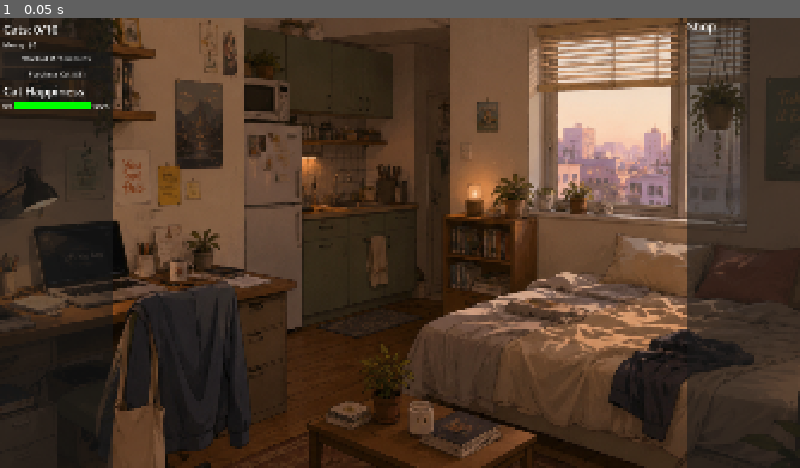
Above: before the commit, frame 1.
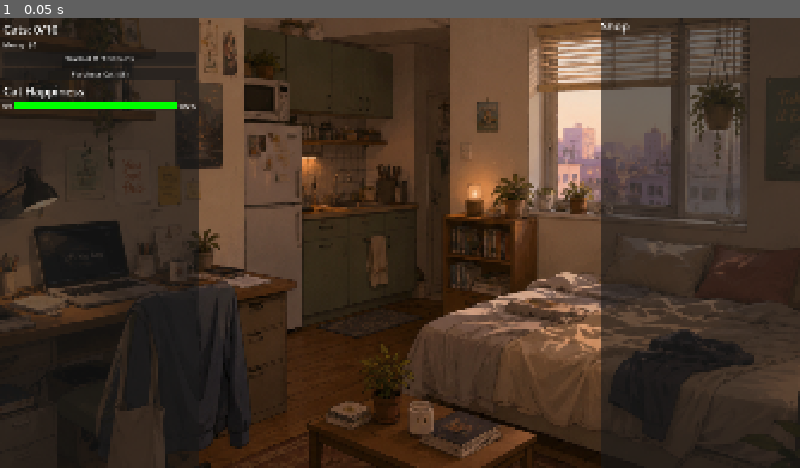
Above: after the commit, the same moment.

Repository: jaggasaurus-rex/cat-idler
Game: Godot game, scene res://scenes/Main.tscn
Same seed, same stepped clock (60 frames per second), same inputs: the game is played once before the commit and once after it.
Inputs:
- Up to frame 1 (0.05 s): no input

The runs differ from the first frame. In frame 1, 15% of the frame differs, in the area x 2-90%, y 0-100%.

Commit message:
Expand side panels to 25/50/25 proportional split using stretch_ratio
Replace fixed 270px min-size on LeftPanel/RightPanel with EXPAND_FILL +
stretch_ratio 1.0/2.0/1.0 so panels scale with the window at 25/50/25.

Co-Authored-By: Claude Sonnet 4.6 <noreply@anthropic.com>

Diff:
--- a/scenes/Main.tscn
+++ b/scenes/Main.tscn
@@ -32,7 +32,8 @@
 
 [node name="LeftPanel" type="PanelContainer" parent="PanelLayout" unique_id=500000002]
 layout_mode = 2
-custom_minimum_size = Vector2(270, 0)
+size_flags_horizontal = 3
+size_flags_stretch_ratio = 1.0
 
 [node name="MarginContainer" type="MarginContainer" parent="PanelLayout/LeftPanel" unique_id=500000003]
 layout_mode = 2
@@ -164,6 +165,7 @@
 unique_name_in_owner = true
 layout_mode = 2
 size_flags_horizontal = 3
+size_flags_stretch_ratio = 2.0
 mouse_filter = 2
 
 [node name="CatContainer" type="Node2D" parent="PanelLayout/CenterPanel" unique_id=324393987]
@@ -171,7 +173,8 @@
 
 [node name="RightPanel" type="PanelContainer" parent="PanelLayout" unique_id=500000006]
 layout_mode = 2
-custom_minimum_size = Vector2(270, 0)
+size_flags_horizontal = 3
+size_flags_stretch_ratio = 1.0
 
 [node name="RightScroll" type="ScrollContainer" parent="PanelLayout/RightPanel" unique_id=500000007]
 layout_mode = 2
